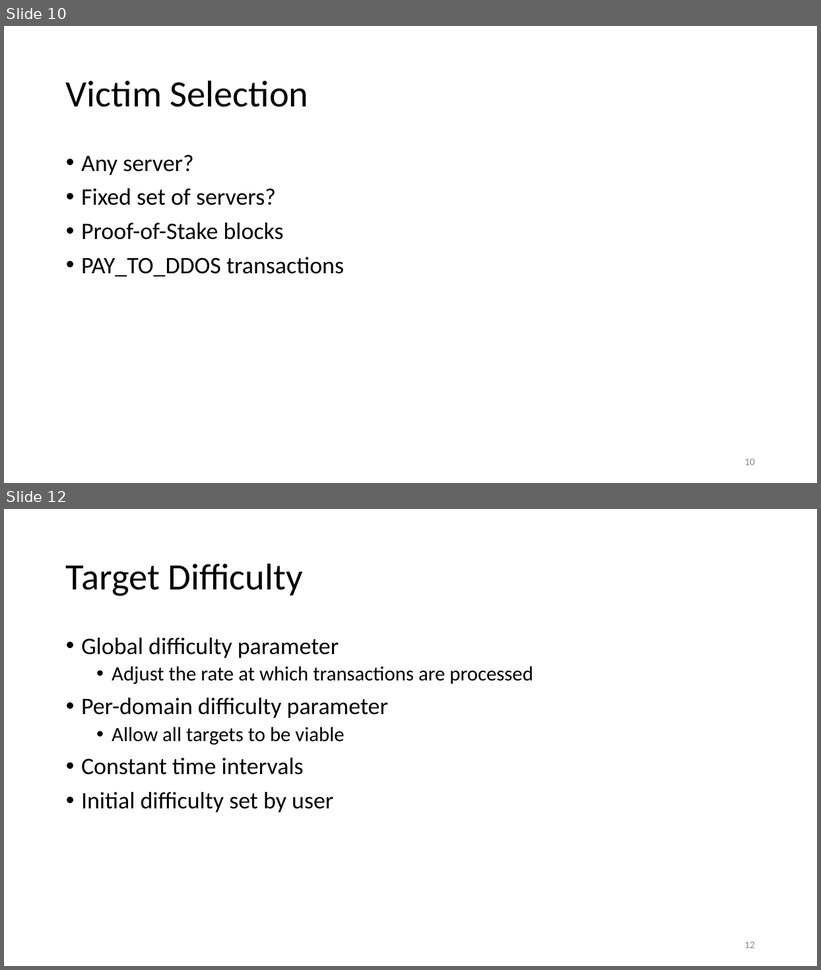
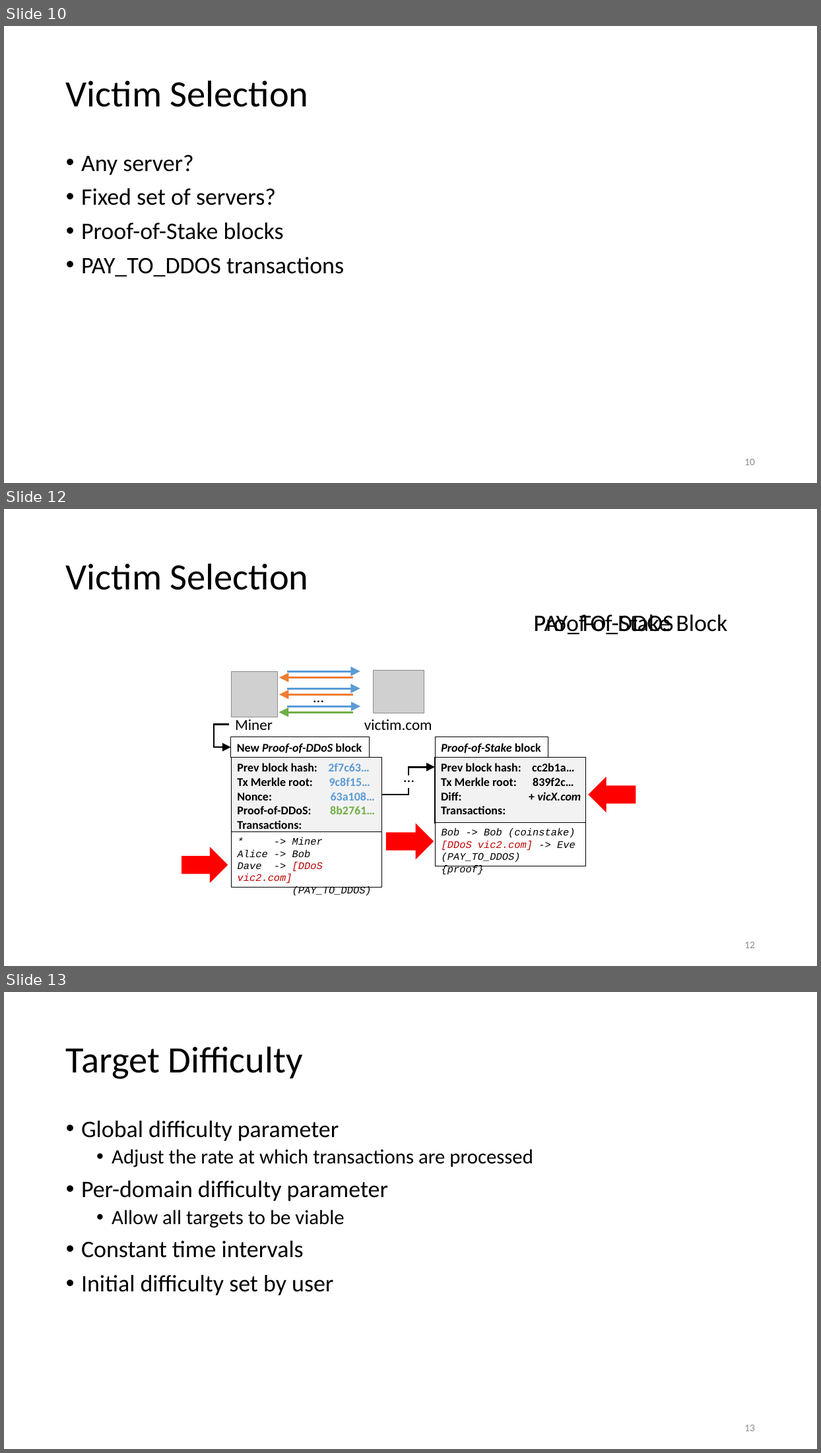
Before and after one commit to ewust/DDoSCoin, a slide deck: presentation/DDoSCoin.pptx. Shown one above the other, each under a label of ours: slides 10 and 12 before the commit, slides 10, 12 and 13 after it; the slides between them are not shown. The pictures are 821x970 and 821x1453 pixels, drawn with LibreOffice and Linux fonts; fonts in the diff are those of the drawing; grey boxes stand for pictures. Boxes give left, top, right and bottom in pixels: in the first picture for what was removed or moved away, otherwise in the second. Text is boxed around its words. In the diff, an @@ line names an element or a change of style, - is before the commit and + after.

```diff
--- a/presentation/DDoSCoin.pptx
+++ b/presentation/DDoSCoin.pptx
@@ slide 12 added at <box>4,509,817,966</box>, background #FFFFFF @@
@@ title added at <box>66,563,309,590</box>, 44 pt, text #000000 @@
+Victim Selection
@@ text added at <box>534,615,674,634</box>, 28 pt, text #000000 @@
+PAY_TO_DDOS
@@ text added at <box>534,615,727,634</box>, 28 pt, text #000000 @@
+Proof-of-Stake Block
@@ picture added at <box>231,671,277,717</box> @@
@@ arrow added from (353, 678) to (279, 678), #ED7D31 2.25 pt @@
@@ arrow added from (287, 671) to (360, 671), #5B9BD5 2.25 pt @@
@@ text added at <box>307,685,330,709</box>, 18 pt, text #000000 @@
+…
@@ picture added at <box>374,670,424,714</box> @@
@@ arrow added from (353, 694) to (279, 694), #ED7D31 2.25 pt @@
@@ arrow added from (287, 689) to (360, 689), #5B9BD5 2.25 pt @@
@@ arrow added from (287, 706) to (361, 706), #5B9BD5 2.25 pt @@
@@ elbow arrow added from (229, 724) to (231, 747), #000000 2 pt @@
@@ text added at <box>235,717,273,730</box>, 18 pt, text #000000 @@
+Miner
@@ arrow added from (353, 713) to (279, 713), #70AD47 2.25 pt @@
@@ text added at <box>364,720,432,730</box>, 18 pt, text #000000 @@
+victim.com
@@ rectangle added at <box>231,737,370,758</box>, outline #000000 0.75 pt, 14 pt, text #000000, bold, italic @@
+New Proof-of-DDoS block
@@ rectangle added at <box>435,737,548,758</box>, outline #000000 0.75 pt, 14 pt, text #000000, bold, italic @@
+Proof-of-Stake block
@@ rectangle added at <box>232,757,382,832</box>, fill #F2F2F2, outline #000000 1 pt @@
@@ text added at <box>237,763,375,832</box>, 14 pt, text #000000, bold @@
+Prev block hash: 2f7c63…
+Tx Merkle root: 9c8f15…
+Nonce: 63a108…
+Proof-of-DDoS: 8b2761…
+Transactions:
@@ text added at <box>398,764,421,788</box>, 18 pt, text #000000 @@
+…
@@ rectangle added at <box>435,757,586,823</box>, fill #F2F2F2, outline #000000 1 pt @@
@@ text added at <box>441,763,581,815</box>, 14 pt, text #000000, bold @@
+Prev block hash: cc2b1a…
+Tx Merkle root: 839f2c…
+Diff: + vicX.com
+Transactions:
@@ elbow arrow added from (382, 795) to (435, 767), #000000 2 pt @@
@@ rectangle added at <box>395,776,424,788</box>, fill #FFFFFF, outline #FFFFFF 1 pt @@
@@ right arrow added at <box>589,778,636,812</box>, fill #FF0000, outline #FF0000 1 pt @@
@@ right arrow added at <box>386,824,434,859</box>, fill #FF0000, outline #FF0000 1 pt @@
@@ rectangle added at <box>435,823,586,867</box>, fill #FFFFFF, outline #000000 0.75 pt, 12 pt, text #000000, italic @@
+Bob -> Bob (coinstake)
+[DDoS vic2.com] -> Eve
+(PAY_TO_DDOS) {proof}
@@ rectangle added at <box>232,832,382,888</box>, fill #FFFFFF, outline #000000 0.75 pt, 12 pt, text #000000, italic @@
+* -> Miner
+Alice -> Bob
+Dave -> [DDoS vic2.com]
+(PAY_TO_DDOS)
@@ right arrow added at <box>182,848,227,883</box>, fill #FF0000, outline #FF0000 1 pt @@
@@ page number added at <box>745,942,755,949</box>, 12 pt, text #8C8C8C @@
+12
@@ what was slide 12 is now slide 13 @@
@@ page number at <box>745,1425,755,1432</box>: text changed @@
-12
+13
```
Also in this commit, not shown: 2 slides changed.
